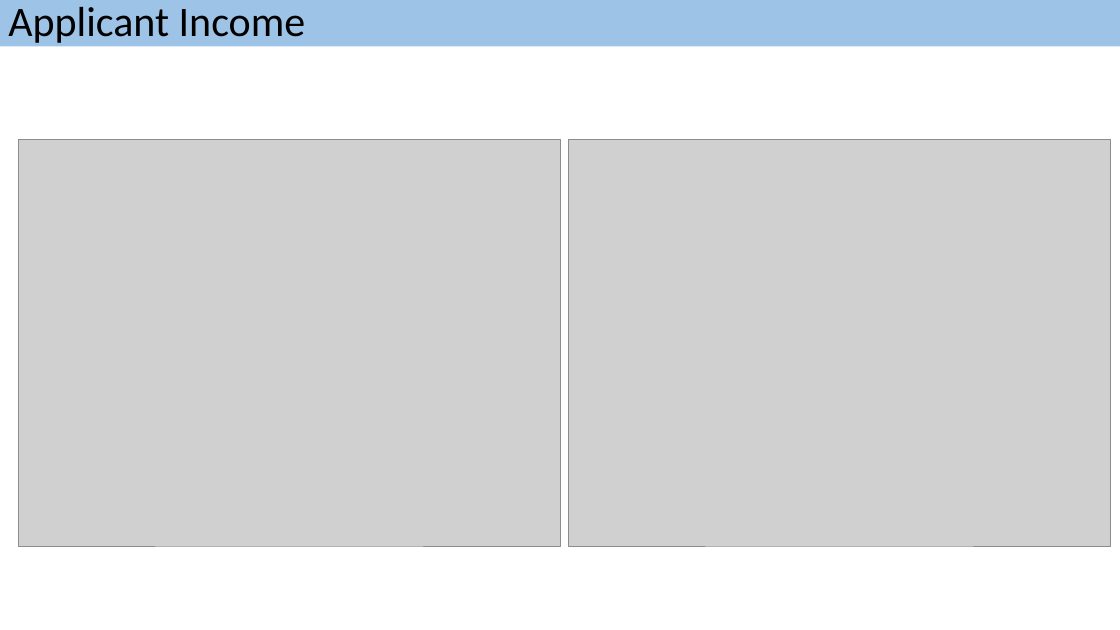
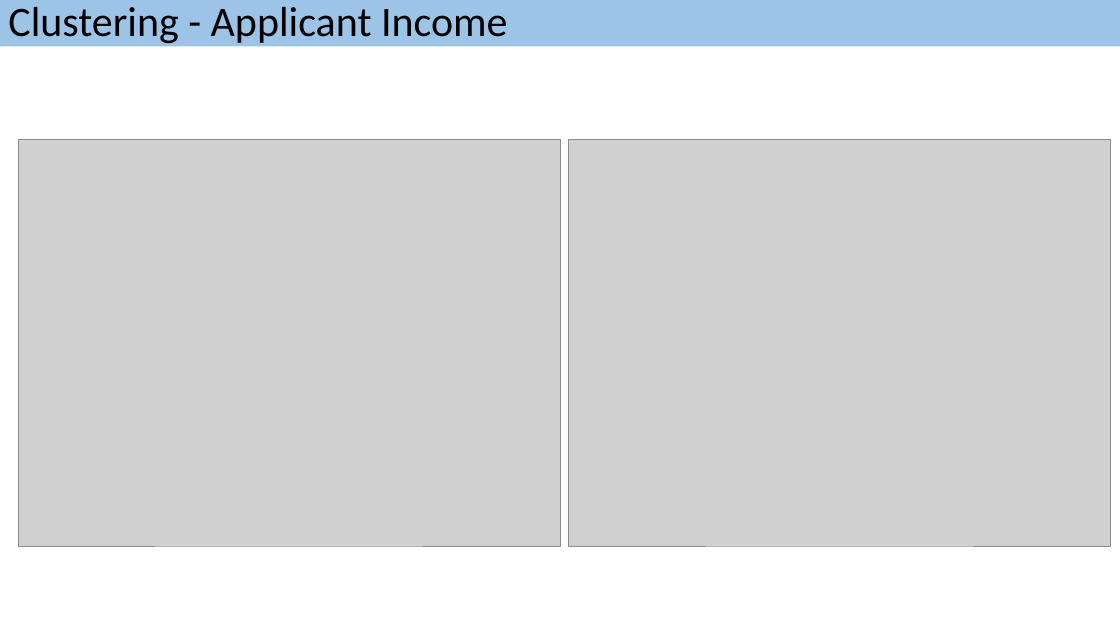
Before and after one commit to saurabhspundir/MortgageCustomerSegmentation, a slide deck: slide 22 of MortgageCustomerSegmentationSlides.pptx (slide 15 before the commit). Drawn at 1120x630 pixels with LibreOffice and Linux fonts; fonts in the diff are those of the drawing; grey boxes stand for pictures. Boxes give left, top, right and bottom in pixels: in the first picture for what was removed or moved away, otherwise in the second. Text is boxed around its words. In the diff, an @@ line names an element or a change of style, - is before the commit and + after.

```diff
--- a/MortgageCustomerSegmentationSlides.pptx
+++ b/MortgageCustomerSegmentationSlides.pptx
@@ text in rectangle at box(8, 7, 508, 47): text changed @@
-Applicant Income
+Clustering - Applicant Income
```
Also in this commit, not shown: 8 other slides changed, 7 slides added.
